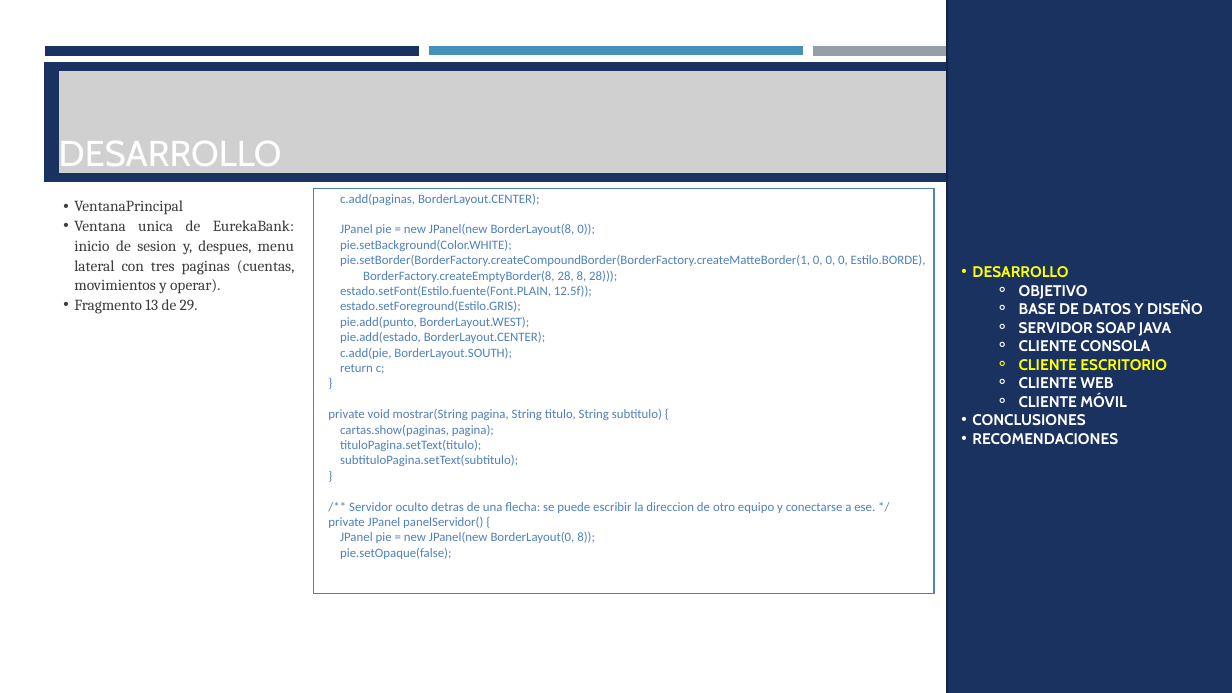
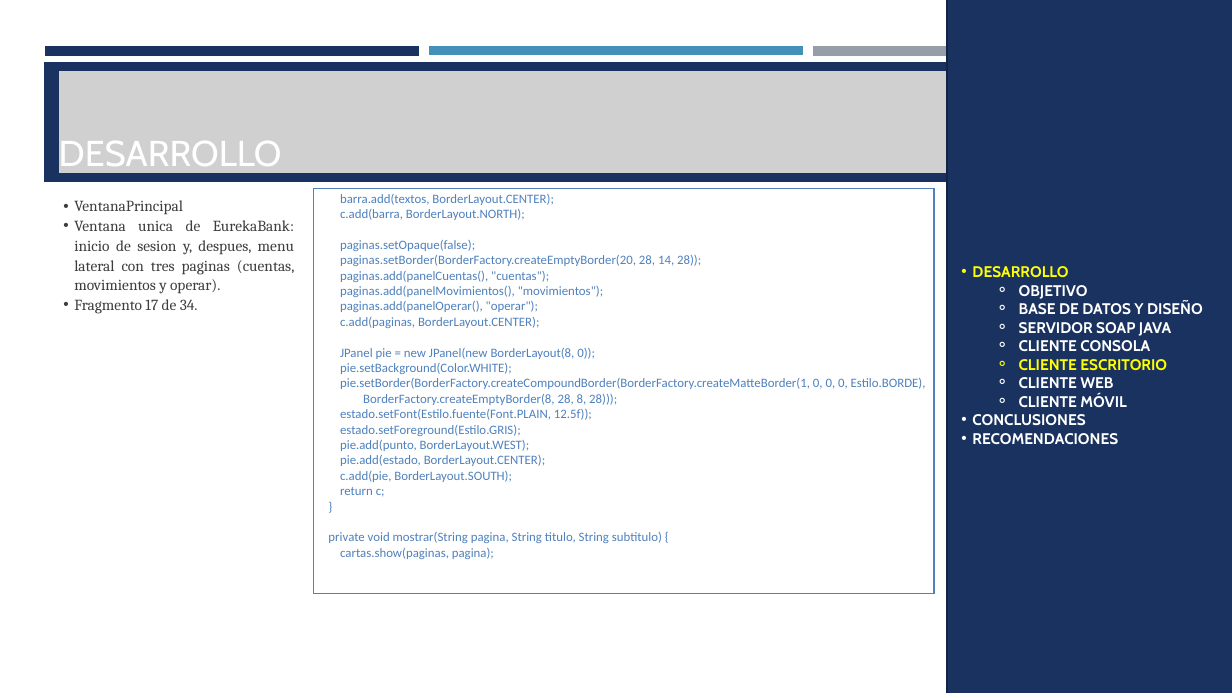
Before and after one commit to ldmoran/PAO202651_ARQSOFT_NRC36883, a slide deck: slide 89 of P1/TG1.1. PAO202651_SOAP_JAVA_EUREKABANK_NRC_36883_GR07/04. DOCUMENTACION/PRESENTACION TG1.1 EurekaBank SOAP Java con BDD LOCAL GR07.pptx (slide 85 before the commit). Drawn at 1232x693 pixels with LibreOffice and Linux fonts; fonts in the diff are those of the drawing; grey boxes stand for pictures. Boxes give left, top, right and bottom in pixels: in the first picture for what was removed or moved away, otherwise in the second. Text is boxed around its words. In the diff, an @@ line names an element or a change of style, - is before the commit and + after.

```diff
--- a/P1/TG1.1. PAO202651_SOAP_JAVA_EUREKABANK_NRC_36883_GR07/04. DOCUMENTACION/PRESENTACION TG1.1 EurekaBank SOAP Java con BDD LOCAL GR07.pptx
+++ b/P1/TG1.1. PAO202651_SOAP_JAVA_EUREKABANK_NRC_36883_GR07/04. DOCUMENTACION/PRESENTACION TG1.1 EurekaBank SOAP Java con BDD LOCAL GR07.pptx
@@ text at (340,194,701,312): paragraphs added @@
+barra.add(textos, BorderLayout.CENTER);
+c.add(barra, BorderLayout.NORTH);
+paginas.setOpaque(false);
+paginas.setBorder(BorderFactory.createEmptyBorder(20, 28, 14, 28));
+paginas.add(panelCuentas(), "cuentas");
+paginas.add(panelMovimientos(), "movimientos");
+paginas.add(panelOperar(), "operar");
@@ text at (74,299,198,314): text changed @@
-  • Fragmento 13 de 29.
+  • Fragmento 17 de 34.
@@ text at (328,440,875,559): paragraphs removed @@
-tituloPagina.setText(titulo);
-subtituloPagina.setText(subtitulo);
-}
-/** Servidor oculto detras de una flecha: se puede escribir la direccion de otro equipo y conectarse a ese. */
-private JPanel panelServidor() {
-JPanel pie = new JPanel(new BorderLayout(0, 8));
-pie.setOpaque(false);
```
Also in this commit, not shown: 28 other slides changed, 5 slides added, 33 other files.
